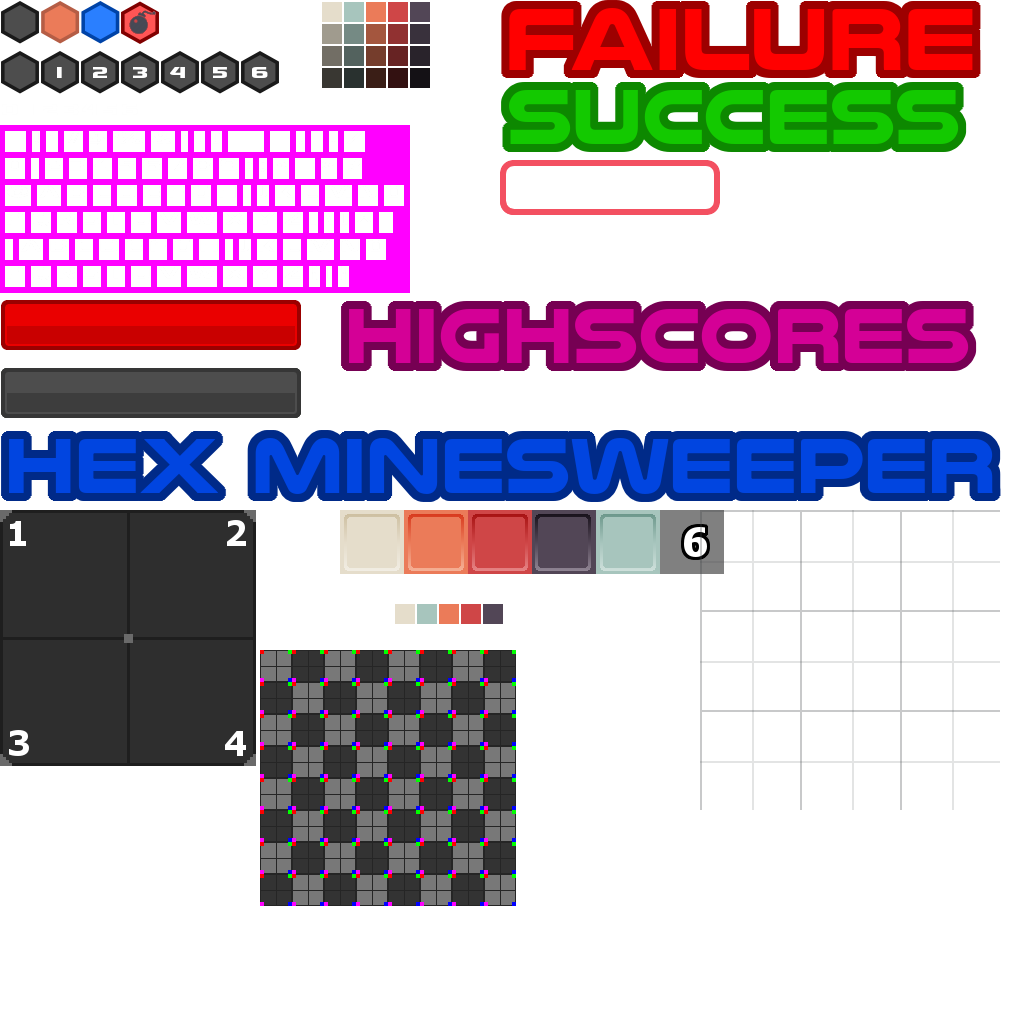
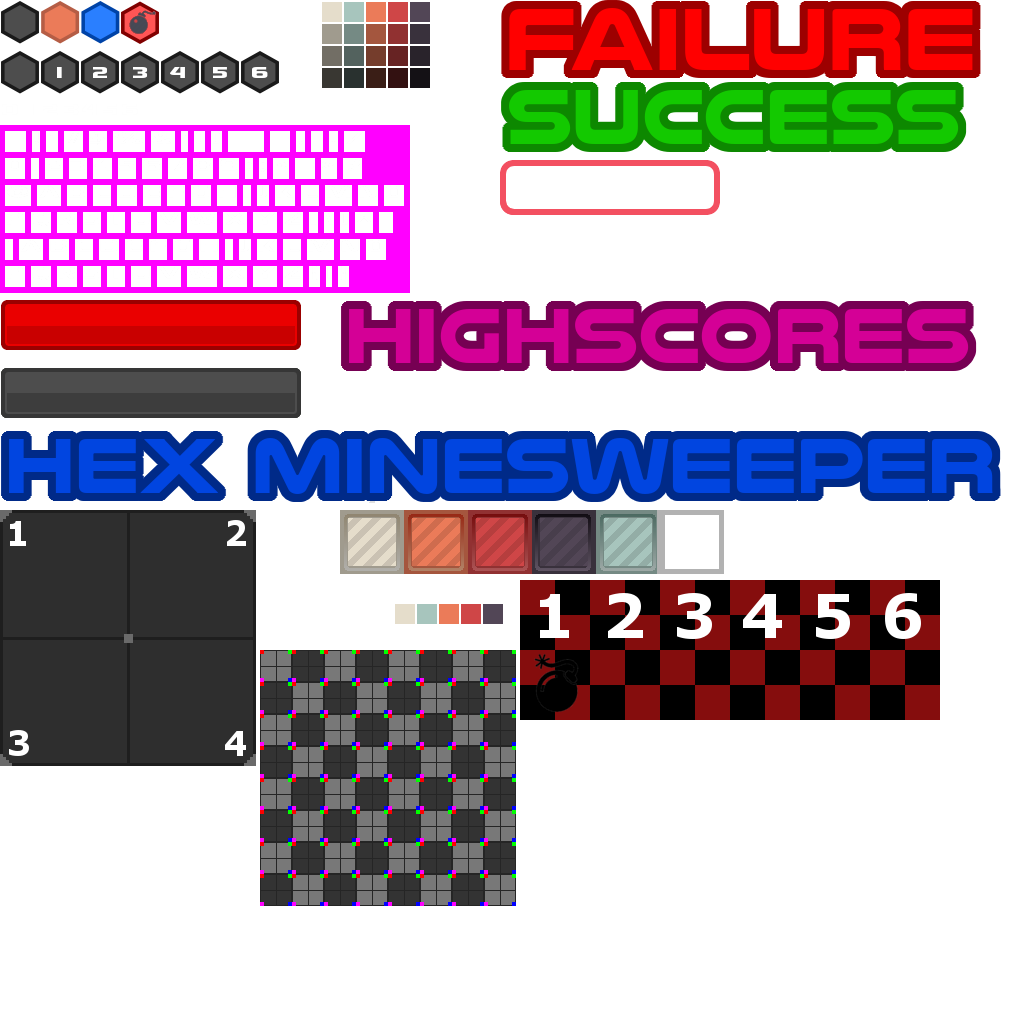
The second w=1024, h=1024 image is a revision of the first. Changes to its layers:
showed "Ebene #7" over [348, 501, 652, 566]
showed "Ebene #6" over [340, 510, 724, 574]
removed layer "Ebene #12" (was soft light) over [344, 514, 656, 571]
removed layer "Eingefügte Ebene" over [340, 510, 660, 624]
renamed "Ebene #3" to "1 2 3 4 5 6", showed it, painted on it over [340, 501, 1000, 748]
moved "Ebene #2" above "Ebene", painted on it over [340, 501, 579, 713]
painted on "Ebene" over [520, 510, 1000, 810]
painted on "Ebene #1" over [340, 501, 724, 810]
